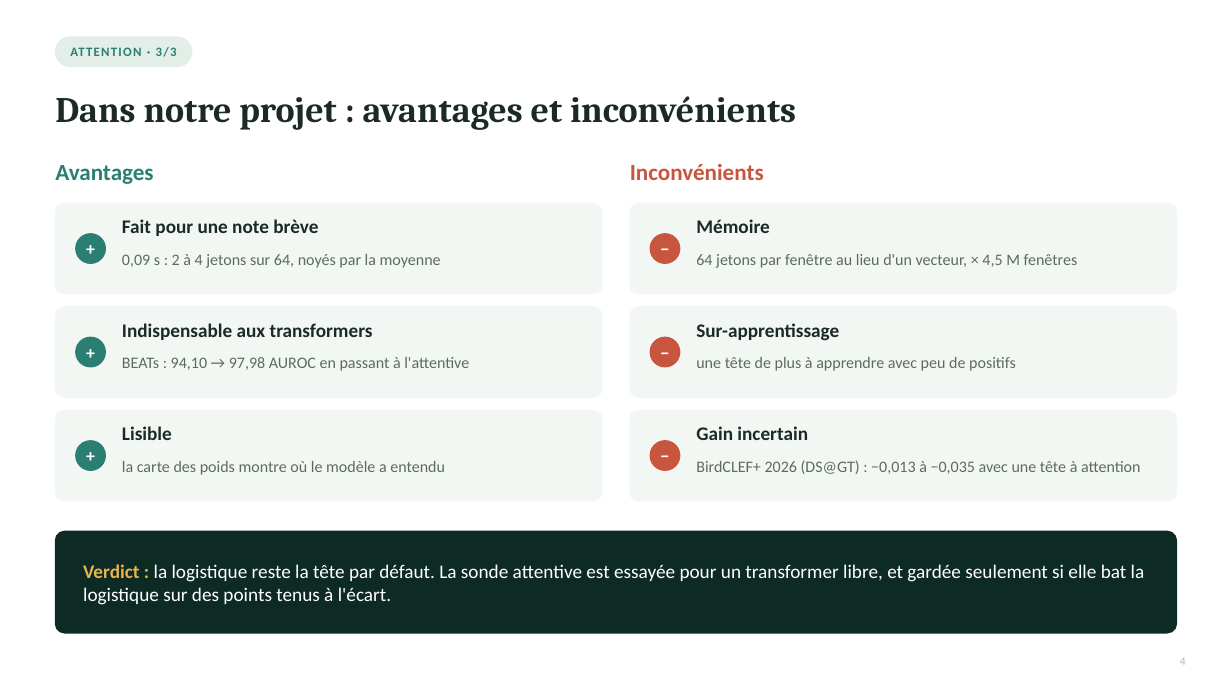
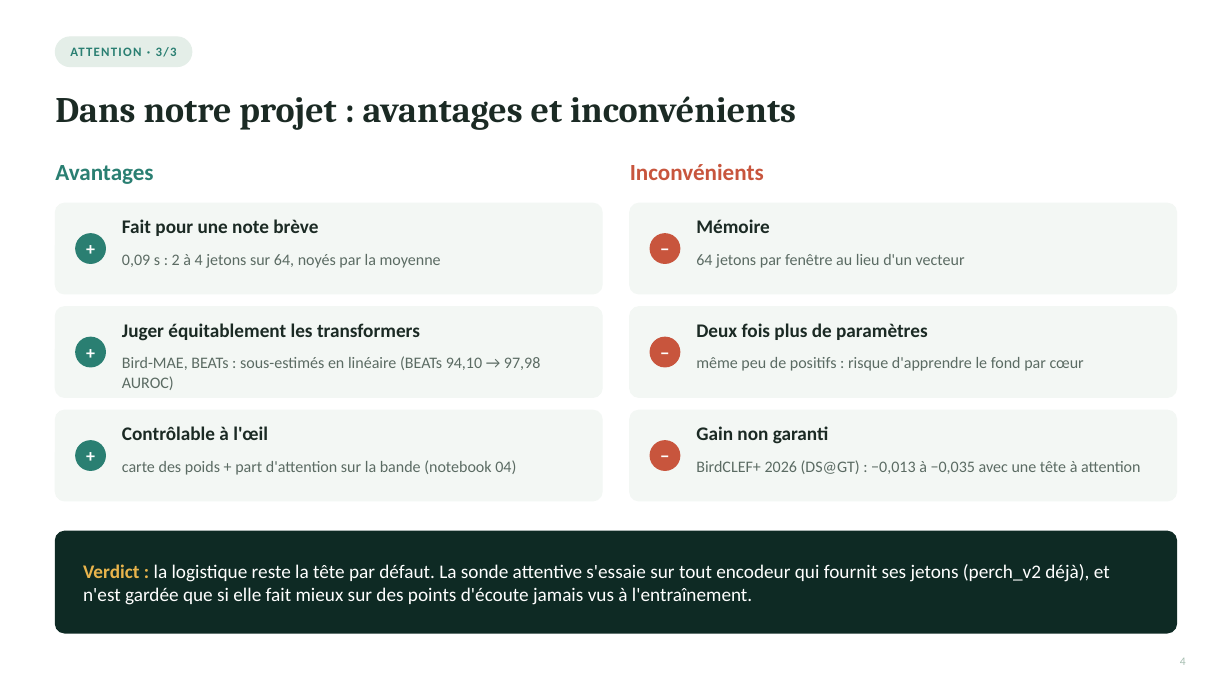
Before and after one commit to Rumble-Paw-Patrol/Grenouille, a slide deck: slide 4 of documentation/prez/presentation_suivi_2.pptx. Drawn at 1232x693 pixels with LibreOffice and Linux fonts; fonts in the diff are those of the drawing. Boxes give left, top, right and bottom in pixels: in the first picture for what was removed or moved away, otherwise in the second. Text is boxed around its words. In the diff, an @@ line names an element or a change of style, - is before the commit and + after.

```diff
--- a/documentation/prez/presentation_suivi_2.pptx
+++ b/documentation/prez/presentation_suivi_2.pptx
@@ text at bbox=[696, 254, 965, 268]: text changed @@
-64 jetons par fenêtre au lieu d'un vecteur, × 4,5 M fenêtres
+64 jetons par fenêtre au lieu d'un vecteur
@@ text at bbox=[122, 323, 420, 341]: text changed @@
-Indispensable aux transformers
+Juger équitablement les transformers
@@ text at bbox=[696, 323, 928, 340]: text changed @@
-Sur-apprentissage
+Deux fois plus de paramètres
@@ text at bbox=[122, 356, 540, 390]: text changed @@
-BEATs : 94,10 → 97,98 AUROC en passant à l'attentive
+Bird-MAE, BEATs : sous-estimés en linéaire (BEATs 94,10 → 97,98 AUROC)
@@ text at bbox=[696, 357, 1084, 371]: text changed @@
-une tête de plus à apprendre avec peu de positifs
+même peu de positifs : risque d'apprendre le fond par cœur
@@ text at bbox=[122, 426, 268, 440]: text changed @@
-Lisible
+Contrôlable à l'œil
@@ text at bbox=[696, 426, 829, 444]: text changed @@
-Gain incertain
+Gain non garanti
@@ text at bbox=[122, 460, 516, 475]: text changed @@
-la carte des poids montre où le modèle a entendu
+carte des poids + part d'attention sur la bande (notebook 04)
@@ text at bbox=[83, 564, 1110, 605]: text changed @@
-Verdict : la logistique reste la tête par défaut. La sonde attentive est essayée pour un transformer libre, et gardée seulement si elle bat la logistique sur des points tenus à l'écart.
+Verdict : la logistique reste la tête par défaut. La sonde attentive s'essaie sur tout encodeur qui fournit ses jetons (perch_v2 déjà), et n'est gardée que si elle fait mieux sur des points d'écoute jamais vus à l'entraînement.
```
Also in this commit, not shown: 9 other slides changed, 5 slides added, 4 slides removed, 20 other files.
